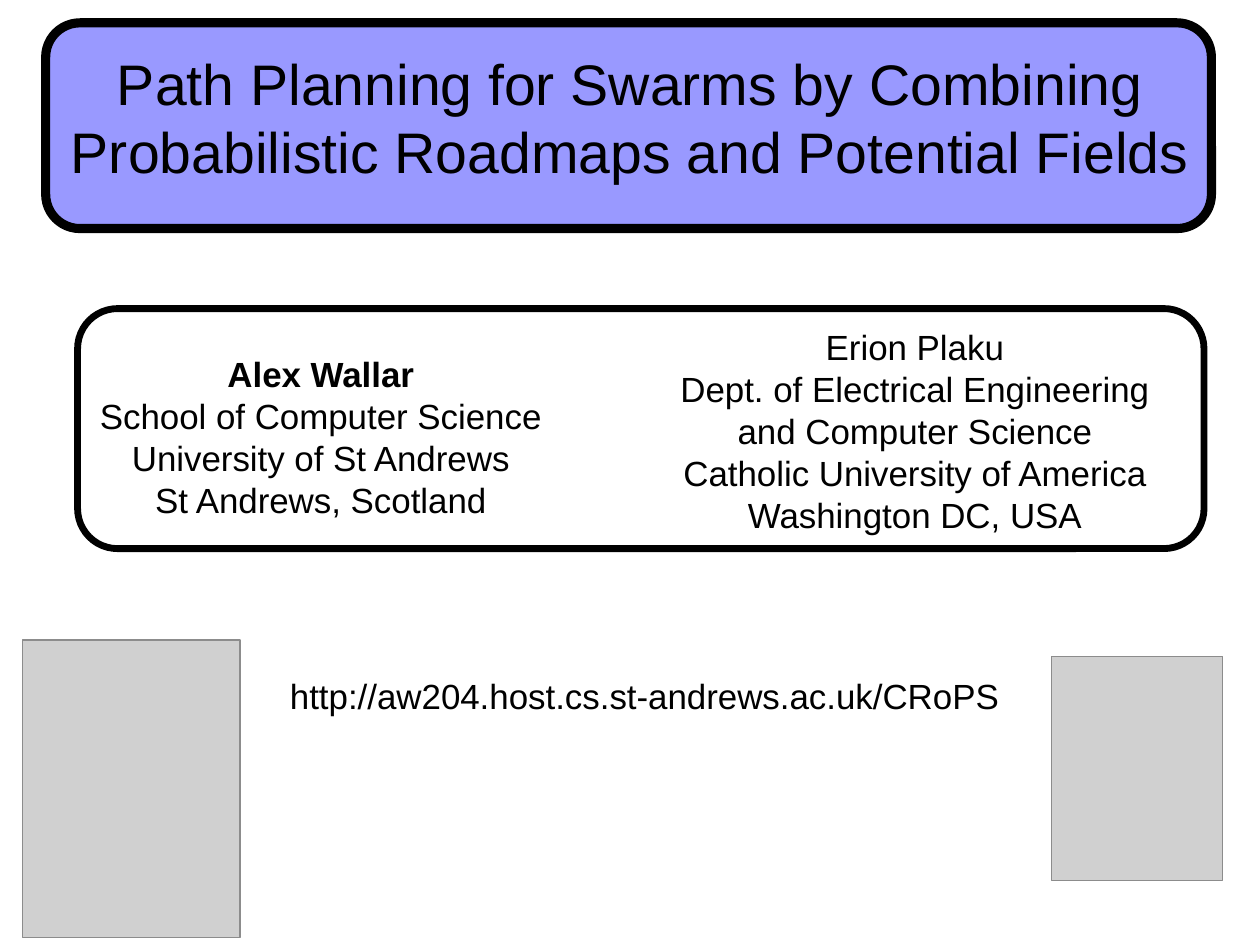
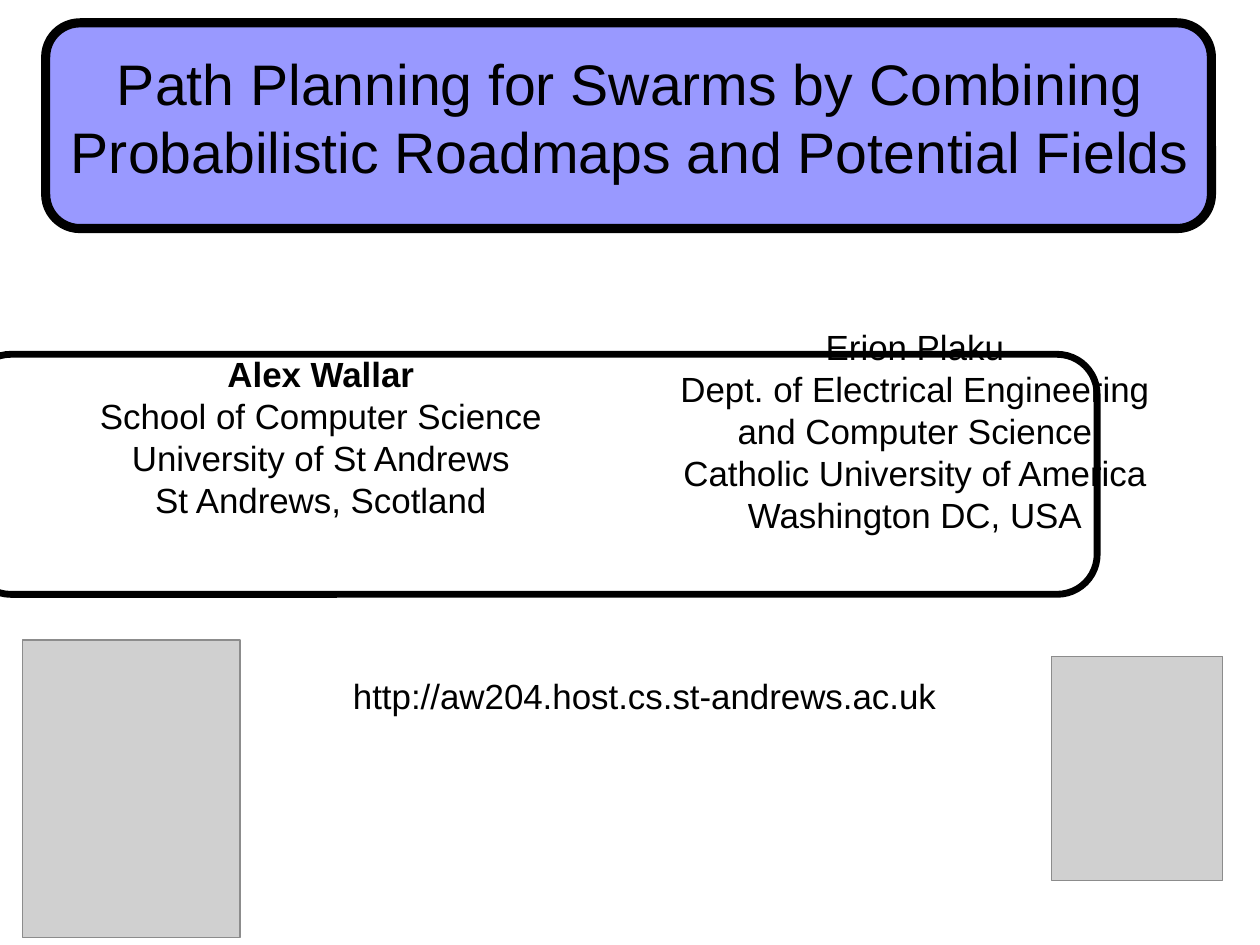
Before and after one commit to a20r/CRoPS, a slide deck: slide 1 of presentation/TalkTAROS2013.odp. Drawn at 1260x945 pixels with LibreOffice and Linux fonts; fonts in the diff are those of the drawing; grey boxes stand for pictures. Boxes give left, top, right and bottom in pixels: in the first picture for what was removed or moved away, otherwise in the second. Text is boxed around its words. In the diff, an @@ line names an element or a change of style, - is before the commit and + after.

```diff
--- a/presentation/TalkTAROS2013.odp
+++ b/presentation/TalkTAROS2013.odp
@@ rounded rectangle: place and size @@
-rounded rectangle at (78,309,1205,549)
+rounded rectangle at (0,354,1098,595)
@@ subtitle at (353,683,936,716): text changed @@
-http://aw204.host.cs.st-andrews.ac.uk/CRoPS
+http://aw204.host.cs.st-andrews.ac.uk
```
Also in this commit, not shown: 7 other files.
